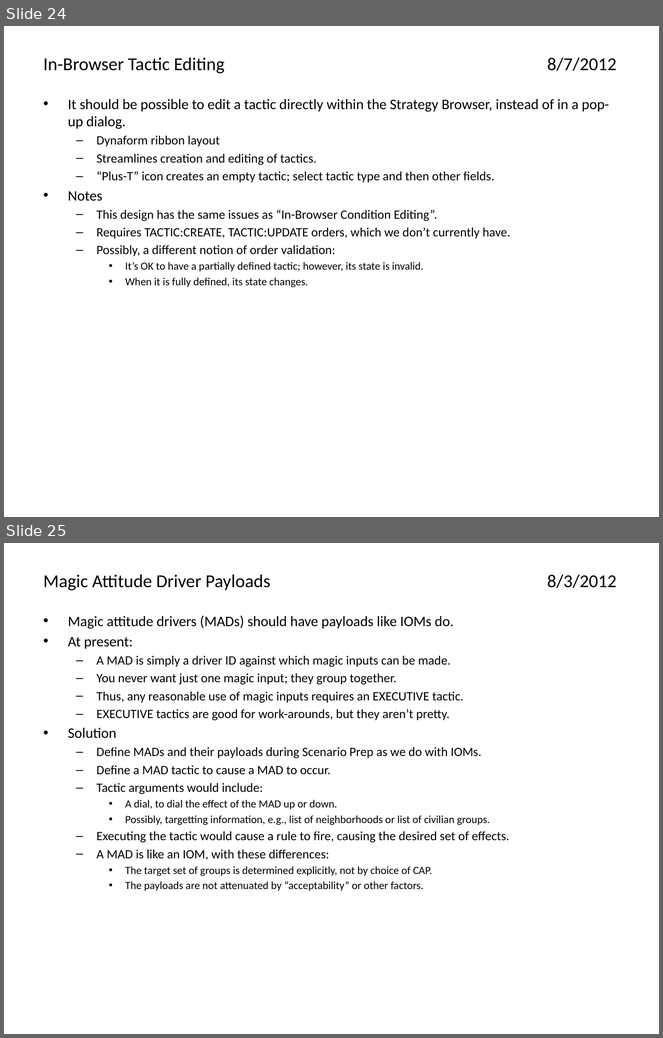
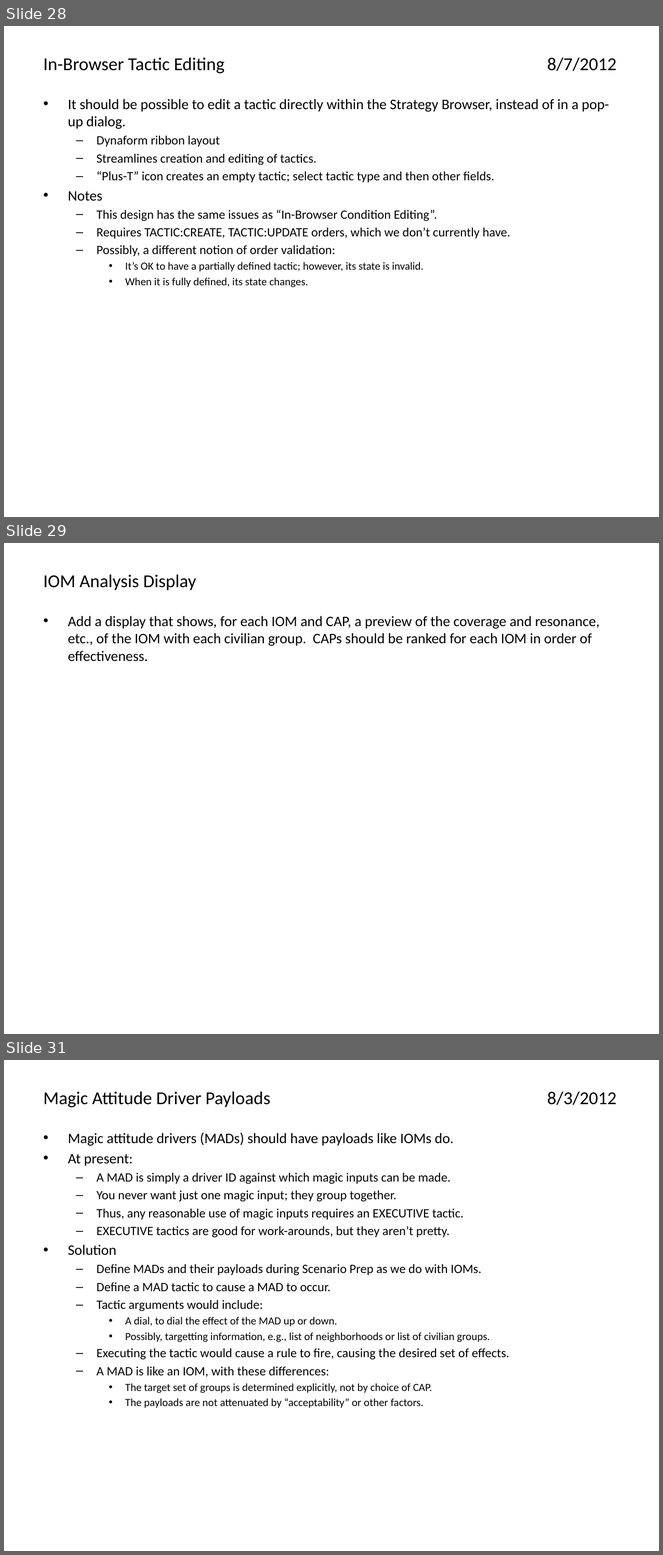
Before and after one commit to AthenaModel/athena-legacy, a slide deck: docs/dev/ideas.pptx. Shown one above the other, each under a label of ours: slides 24 and 25 before the commit, slides 28, 29 and 31 after it; the slides between them are not shown. The pictures are 663x1038 and 663x1555 pixels, drawn with LibreOffice and Linux fonts; fonts in the diff are those of the drawing. Boxes give left, top, right and bottom in pixels: in the first picture for what was removed or moved away, otherwise in the second. Text is boxed around its words. In the diff, an @@ line names an element or a change of style, - is before the commit and + after.

```diff
--- a/docs/dev/ideas.pptx
+++ b/docs/dev/ideas.pptx
@@ slide 29 added at box(4, 543, 659, 1034), background #FFFFFF @@
@@ title added at box(44, 574, 196, 590), 20 pt, text #000000 @@
+IOM Analysis Display
@@ text added at box(68, 616, 600, 662), 16 pt, text #000000 @@
+• Add a display that shows, for each IOM and CAP, a preview of the coverage and resonance, etc., of the IOM with each civilian group. CAPs should be ranked for each IOM in order of effectiveness.
@@ what was slide 24 is now slide 28 @@
@@ what was slide 25 is now slide 31 @@
```
Also in this commit, not shown: 3 slides changed, 7 other slides added, 2 slides removed.
